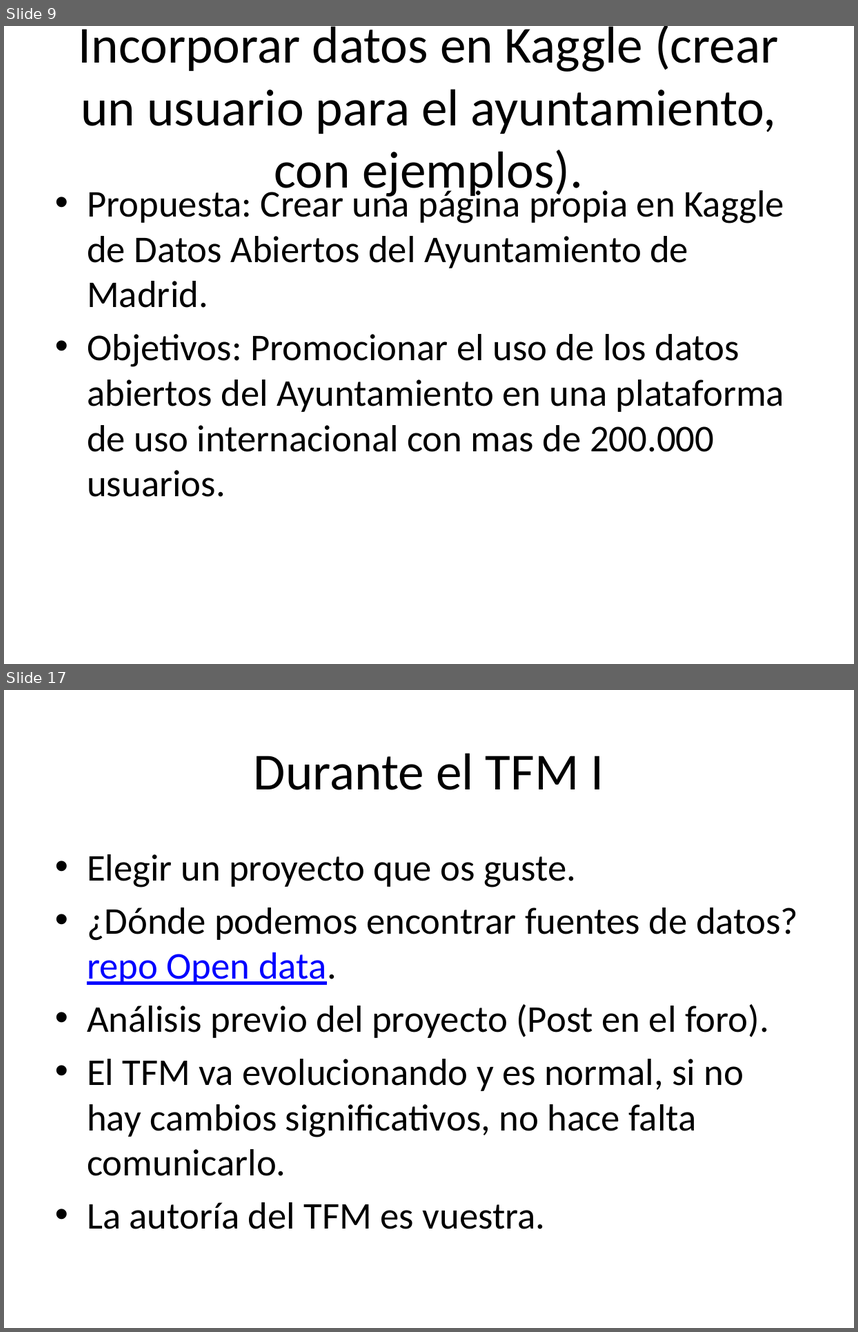
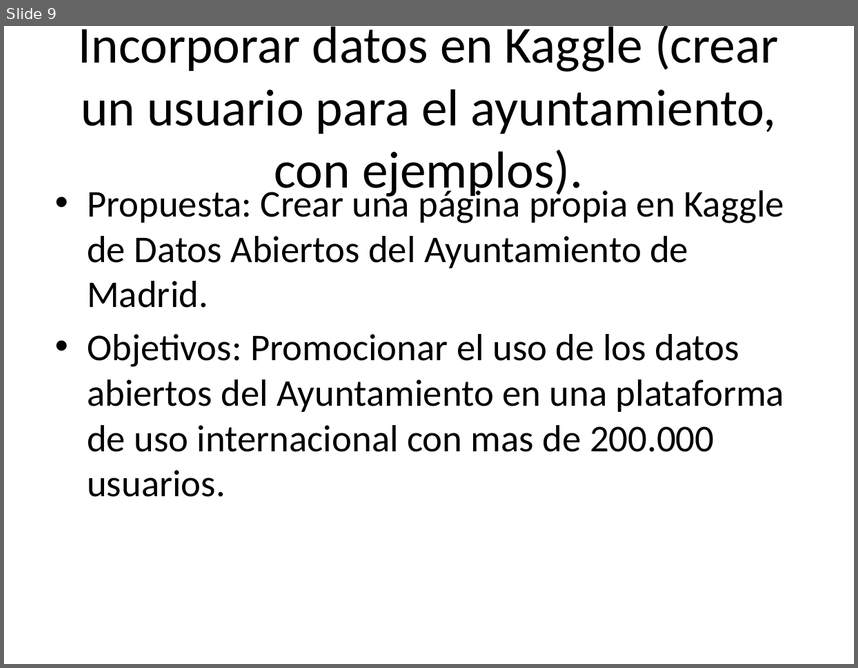
Before and after one commit to santiagomota/datos-madrid-presentacion, a slide deck: docs/index.pptx. Shown one above the other, each under a label of ours: slides 9 and 17 before the commit, slide 9 after it; the slides between them are not shown. The pictures are 858x1332 and 858x668 pixels, drawn with LibreOffice and Linux fonts; fonts in the diff are those of the drawing. Boxes give left, top, right and bottom in pixels: in the first picture for what was removed or moved away, otherwise in the second. Text is boxed around its words. In the diff, an @@ line names an element or a change of style, - is before the commit and + after.

```diff
--- a/docs/index.pptx
+++ b/docs/index.pptx
@@ slide 17 removed at [4, 690, 854, 1328], background #FFFFFF @@
@@ title removed at [254, 753, 604, 790] @@
-Durante el TFM I
@@ text removed at [87, 854, 798, 1229] @@
-• Elegir un proyecto que os guste.
-• ¿Dónde podemos encontrar fuentes de datos? repo Open data.
-• Análisis previo del proyecto (Post en el foro).
-• El TFM va evolucionando y es normal, si no hay cambios significativos, no hace falta comunicarlo.
-• La autoría del TFM es vuestra.
```
Also in this commit, not shown: 4 slides changed, 24 other slides removed, 2 other files.
